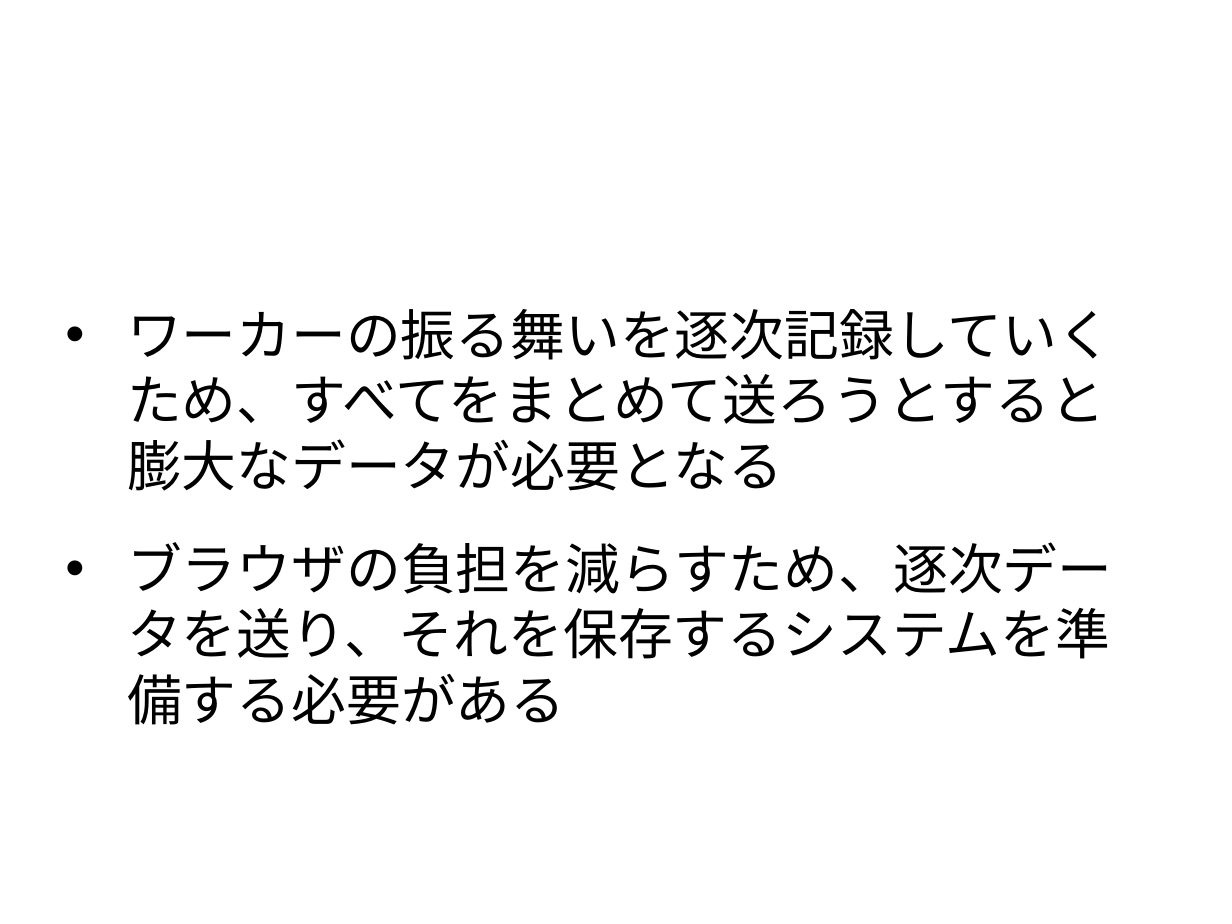
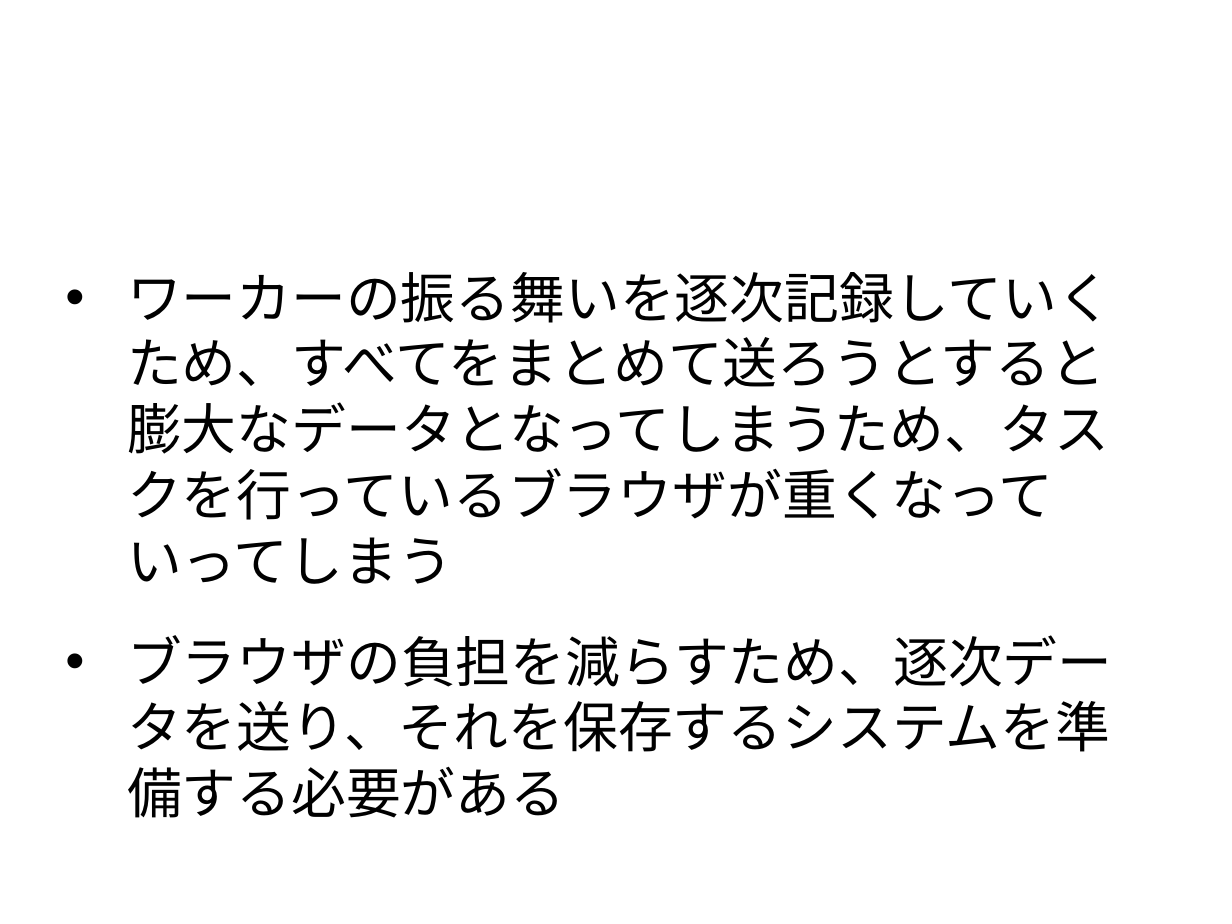
Before and after one commit to tomoya-mikami/task2, a slide deck: slide 18 of slide/presentation.pptx (slide 17 before the commit). Drawn at 1232x924 pixels with LibreOffice and Linux fonts; fonts in the diff are those of the drawing; background and template pictures are left out. Boxes give left, top, right and bottom in pixels: in the first picture for what was removed or moved away, otherwise in the second. Text is boxed around its words. In the diff, an @@ line names an element or a change of style, - is before the commit and + after.

```diff
--- a/slide/presentation.pptx
+++ b/slide/presentation.pptx
@@ text at [127, 272, 1112, 584]: text changed @@
-• ワーカーの振る舞いを逐次記録していくため、すべてをまとめて送ろうとすると膨大なデータが必要となる
+• ワーカーの振る舞いを逐次記録していくため、すべてをまとめて送ろうとすると膨大なデータとなってしまうため、タスクを行っているブラウザが重くなっていってしまう
@@ text "ブラウザの負担を減らすため、逐次データを送り、それを保存するシステムを準備する必要がある": place and size @@
-text "ブラウザの負担を減らすため、逐次データを送り、それを保存するシステムを準備する必要がある" at [127, 542, 1112, 725]
+text "ブラウザの負担を減らすため、逐次データを送り、それを保存するシステムを準備する必要がある" at [127, 635, 1112, 818]
```
Also in this commit, not shown: 13 other slides changed, 3 slides added, 1 slide removed, 1 other file.
